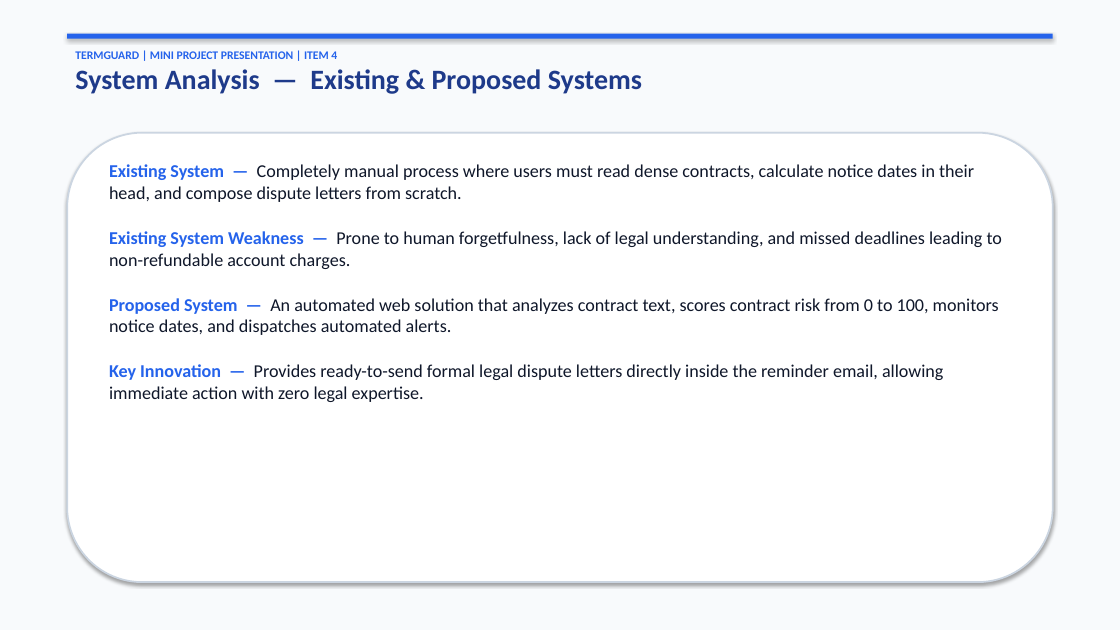
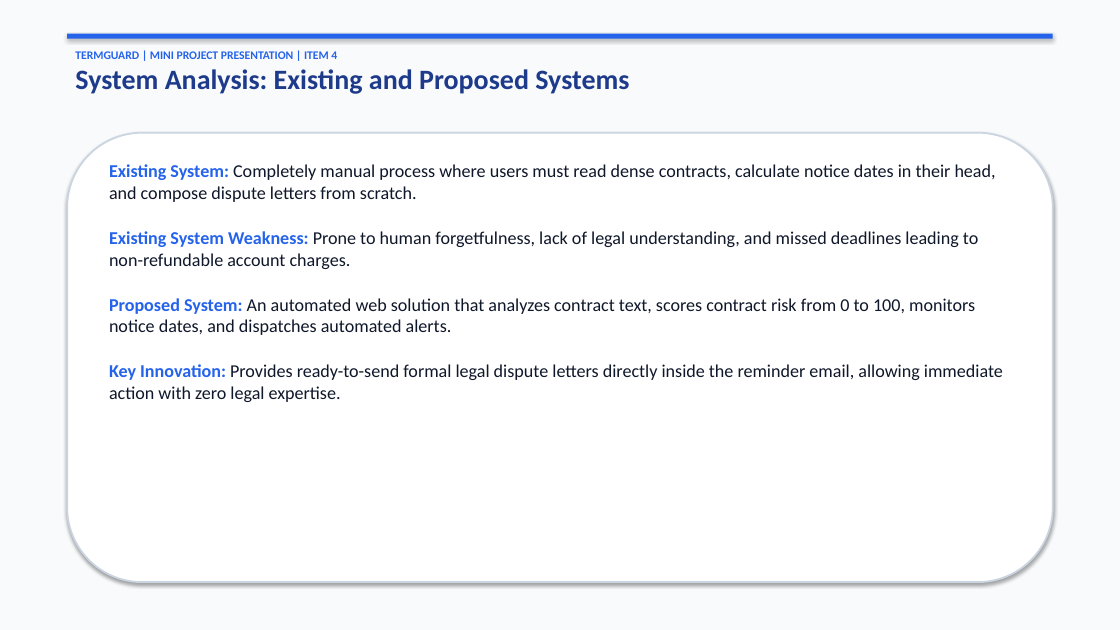
Before and after one commit to laxmiharshithrebally-a11y/TermGuard, a slide deck: slide 6 of TermGuard_Mini_Project_Presentation.pptx. Drawn at 1120x630 pixels with LibreOffice and Linux fonts; fonts in the diff are those of the drawing. Boxes give left, top, right and bottom in pixels: in the first picture for what was removed or moved away, otherwise in the second. Text is boxed around its words. In the diff, an @@ line names an element or a change of style, - is before the commit and + after.

```diff
--- a/TermGuard_Mini_Project_Presentation.pptx
+++ b/TermGuard_Mini_Project_Presentation.pptx
@@ text at bbox=[75, 69, 629, 94]: text changed @@
-System Analysis — Existing & Proposed Systems
+System Analysis: Existing and Proposed Systems
@@ text at bbox=[109, 164, 1003, 402]: text changed @@
-Existing System — Completely manual process where users must read dense contracts, calculate notice dates in their head, and compose dispute letters from scratch.
-Existing System Weakness — Prone to human forgetfulness, lack of legal understanding, and missed deadlines leading to non-refundable account charges.
-Proposed System — An automated web solution that analyzes contract text, scores contract risk from 0 to 100, monitors notice dates, and dispatches automated alerts.
-Key Innovation — Provides ready-to-send formal legal dispute letters directly inside the reminder email, allowing immediate action with zero legal expertise.
+Existing System: Completely manual process where users must read dense contracts, calculate notice dates in their head, and compose dispute letters from scratch.
+Existing System Weakness: Prone to human forgetfulness, lack of legal understanding, and missed deadlines leading to non-refundable account charges.
+Proposed System: An automated web solution that analyzes contract text, scores contract risk from 0 to 100, monitors notice dates, and dispatches automated alerts.
+Key Innovation: Provides ready-to-send formal legal dispute letters directly inside the reminder email, allowing immediate action with zero legal expertise.
```
Also in this commit, not shown: 13 other slides changed, 1 other file.
